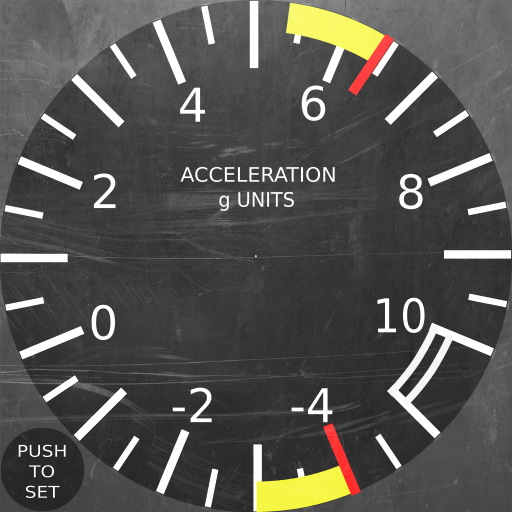
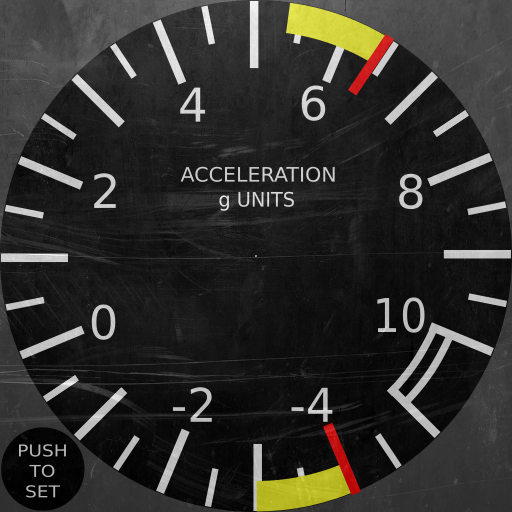
Before/after of a 512px x 512px layered artwork. What changed in the layer stack:
"Clipboard": opacity 70% → 30%, blend soft light → normal over box(0, 0, 512, 512)
painted on "GMeter.png #1" over box(0, 0, 512, 512)
